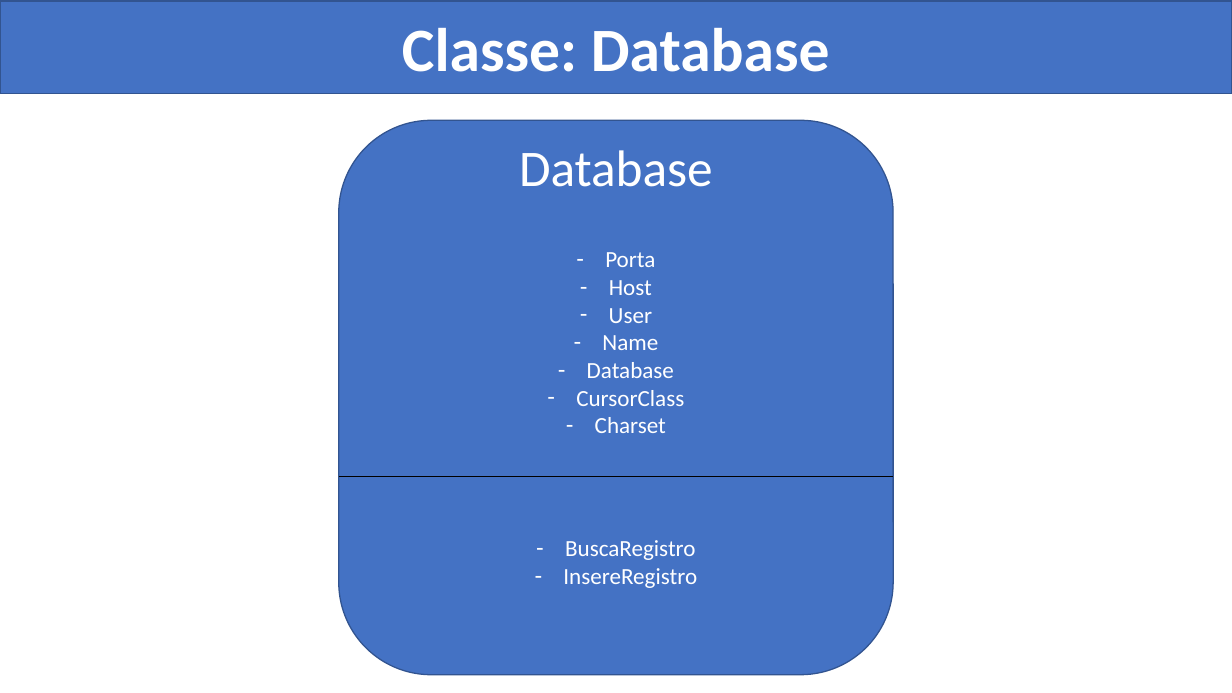
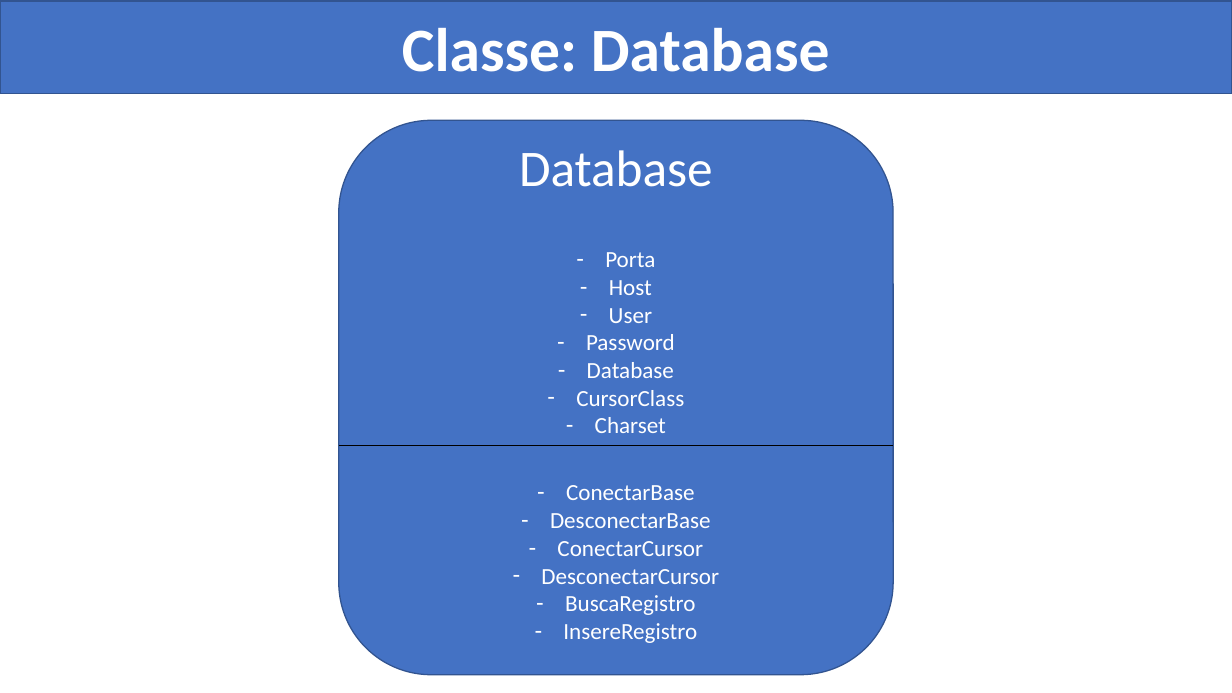
Before and after one commit to brjoaogabriel/disparador_email, a slide deck: slide 13 of project/Disparador de e-mails.pptx. Drawn at 1232x693 pixels with LibreOffice and Linux fonts; fonts in the diff are those of the drawing. Boxes give left, top, right and bottom in pixels: in the first picture for what was removed or moved away, otherwise in the second. Text is boxed around its words. In the diff, an @@ line names an element or a change of style, - is before the commit and + after.

```diff
--- a/project/Disparador de e-mails.pptx
+++ b/project/Disparador de e-mails.pptx
@@ text at (586, 334, 675, 350): text changed @@
-– Name
+– Password
@@ line moved from (339, 476) - (894, 476) to (339, 445) - (894, 445) @@
@@ text "ConectarBase": place and size @@
-text "ConectarBase" at (563, 540, 697, 588)
+text "ConectarBase" at (541, 485, 719, 643)
@@ text at (541, 485, 719, 584): paragraphs added @@
+– ConectarBase
+– DesconectarBase
+– ConectarCursor
+– DesconectarCursor
```
Also in this commit, not shown: 11 other files.
